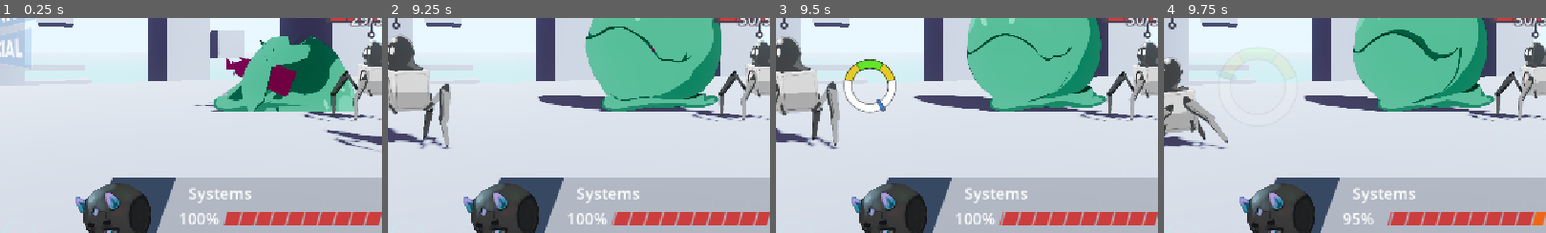
Above: before the commit, frames 1-4 (left to right).
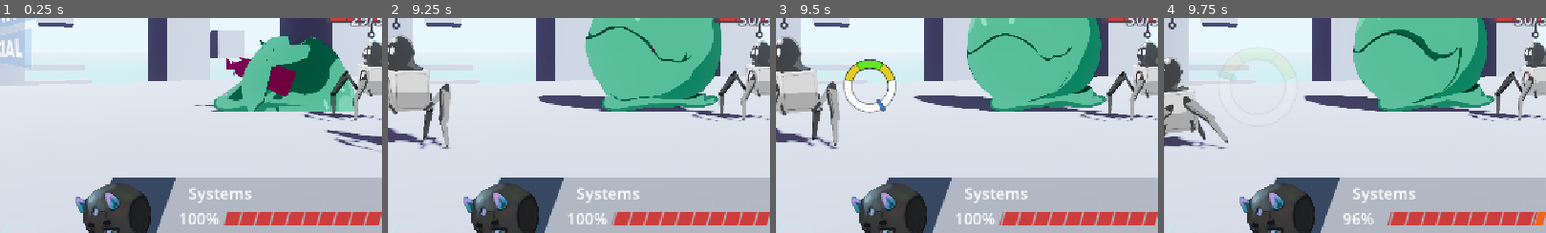
Above: after the commit, the same moments.

Repository: ProgrammerOnCoffee/operation-daemon
Game: Godot game, scene res://scenes/event_scenes/combat_scene.tscn
Two runs of this game, one before a commit and one after it. Both use one fixed random seed, a clock stepped at 60 frames per second and the inputs below. This scene is started directly instead of the project's main scene.
Inputs (mouse positions are % of the whole screen's width and height, from its top left):
- Up to frame 1 (0.25 s): no input
- Up to frame 2 (9.25 s): click (35, 36) at 0.5 s; move the mouse to (72, 45) at 1.27 s; hold Right (select_right) 1.28-2.03 s; hold Space (qte_press) 1.28-2.03 s; click (72, 45) at 1.42 s; move the mouse to (30, 55) at 2.02 s; hold Left (select_left) 2.03-2.78 s; tap Space (qte_press) every 1.5 s from 2.1 to 8.1 s; move the mouse to (60, 28) at 2.77 s; hold Space (qte_press) 2.78-3.53 s; hold Right (select_right) 2.78-4.28 s; move the mouse to (45, 70) at 3.52 s; click (45, 70) at 3.67 s; move the mouse to (80, 65) at 4.27 s; hold Space (qte_press) 4.28-5.03 s; hold Left (select_left) 4.28-6.53 s; move the mouse to (20, 35) at 5.02 s; move the mouse to (55, 50) at 5.77 s; hold Space (qte_press) 5.78-6.53 s; click (55, 50) at 5.92 s; move the mouse to (35, 25) at 6.52 s; hold Right (select_right) 6.53-8.78 s; move the mouse to (72, 45) at 7.27 s; hold Space (qte_press) 7.28-8.03 s; move the mouse to (30, 55) at 8.02 s; click (30, 55) at 8.17 s; move the mouse to (60, 28) at 8.77 s; hold Left (select_left) from 8.78 s (still down); hold Space (qte_press) from 8.78 s (still down)
- Up to frame 3 (9.5 s): keep holding Left (select_left); keep holding Space (qte_press)
- Up to frame 4 (9.75 s): keep holding Left (select_left); move the mouse to (45, 70) at 9.52 s; release Space (qte_press) at 9.53 s; tap Space (qte_press) at 9.6 s
The pictures show only the part of the screen within x 31-81%, y 42-92%; the shares and areas given below are measured in that part.

Frames 1-3 are identical in both runs. In frame 4, less than 0.1% of the frame differs, in the area x 49-98%, y 90-97%.
Error in both runs: Invalid call. Nonexistent function 'setup_recursive' in base 'Nil'. (res://scripts/map.gd:17)

Commit message:
S'more Effects & Modifiers
Added a couple more effects, and the accompanying modifiers to go with all the effects thus far.

Diff:
--- a/scenes/combat_demo.tscn
+++ b/scenes/combat_demo.tscn
@@ -12,7 +12,6 @@
 
 [node name="Enemy" parent="." unique_id=863613008 instance=ExtResource("3_soymf")]
 position = Vector2(864, 500)
-max_health = 50
 
 [node name="Player" parent="." unique_id=448446519 instance=ExtResource("4_a5t83")]
 position = Vector2(288, 500)
--- /dev/null
+++ b/scenes/tutorial_button.tscn
@@ -0,0 +1,54 @@
+[gd_scene format=3 uid="uid://dpl7kq7v86xct"]
+
+[ext_resource type="Script" uid="uid://mjnw8nxr6xmg" path="res://scripts/tutorial_button.gd" id="1_stlov"]
+
+[sub_resource type="StyleBoxFlat" id="StyleBoxFlat_6mimh"]
+bg_color = Color(0.7294118, 0.76862746, 0.8392157, 1)
+border_width_bottom = 5
+border_color = Color(0.4627451, 0.50980395, 0.6, 1)
+corner_radius_top_left = 30
+corner_radius_top_right = 30
+corner_radius_bottom_right = 30
+corner_radius_bottom_left = 30
+
+[sub_resource type="StyleBoxFlat" id="StyleBoxFlat_j4it6"]
+bg_color = Color(0.7294118, 0.76862746, 0.8392157, 1)
+border_width_top = 5
+border_color = Color(0.4627451, 0.50980395, 0.6, 0)
+corner_radius_top_left = 30
+corner_radius_top_right = 30
+corner_radius_bottom_right = 30
+corner_radius_bottom_left = 30
+
+[sub_resource type="StyleBoxFlat" id="StyleBoxFlat_sjrxm"]
+bg_color = Color(0.7921569, 0.83137256, 0.9098039, 1)
+border_width_bottom = 5
+border_color = Color(0.4627451, 0.50980395, 0.6, 1)
+corner_radius_top_left = 30
+corner_radius_top_right = 30
+corner_radius_bottom_right = 30
+corner_radius_bottom_left = 30
+
+[sub_resource type="StyleBoxFlat" id="StyleBoxFlat_3uemy"]
+bg_color = Color(0.63529414, 0.6745098, 0.7411765, 1)
+border_width_top = 5
+border_color = Color(0.4627451, 0.50980395, 0.6, 0)
+corner_radius_top_left = 30
+corner_radius_top_right = 30
+corner_radius_bottom_right = 30
+corner_radius_bottom_left = 30
+
+[node name="TutorialButton" type="Button" unique_id=1662630263]
+custom_minimum_size = Vector2(40, 45)
+offset_right = 20.0
+offset_bottom = 40.0
+theme_override_colors/font_disabled_color = Color(0, 0, 0, 0.7882353)
+theme_override_styles/normal = SubResource("StyleBoxFlat_6mimh")
+theme_override_styles/pressed = SubResource("StyleBoxFlat_j4it6")
+theme_override_styles/hover = SubResource("StyleBoxFlat_sjrxm")
+theme_override_styles/hover_pressed = SubResource("StyleBoxFlat_j4it6")
+theme_override_styles/disabled = SubResource("StyleBoxFlat_3uemy")
+toggle_mode = true
+text = "?"
+script = ExtResource("1_stlov")
+metadata/_edit_group_ = true
--- a/scripts/daemon.gd
+++ b/scripts/daemon.gd
@@ -6,8 +6,6 @@
 var id: int
 ## This [Daemon]'s unique name.
 var name: String
-## This [Daemon]'s point count for icons.
-var point_count:int
 ## The array of [Modifier]s contained in this [Daemon].
 var modifiers: Array[Modifier]:
 	set(to):
@@ -40,6 +38,3 @@
 	Global.daemon_count += 1
 	id = Global.daemon_count
 	name = "D%s" % Global.lead(id,4)
-
-	point_count = randi_range(2, 8)
-	if point_count == 2: point_count = 1
--- a/scripts/effects/overcharge_effect.gd
+++ b/scripts/effects/overcharge_effect.gd
@@ -14,8 +14,9 @@
 func _get_apply_type() -> ApplyType: return ApplyType.BEFORE_ATTACK
 
 func apply_effect(target: Entity) -> bool:
-	@warning_ignore_start("narrowing_conversion")
-	var extra := target.damage_dealing * base
+	var extra := floori(target.damage_dealing * base)
+
 	target.damage_dealing += extra
-	target.take_damage(extra * base)
+	target.take_damage(floori(extra * base))
+
 	return true
--- /dev/null
+++ b/scripts/effects/poison_effect.gd
@@ -0,0 +1,22 @@
+extends Effect
+
+func _get_effect_name() -> String: return "Poison"
+func _get_description() -> String: return "Does damage every turn, starting at " + str(base) + " and decreasing by 1 per turn."
+
+func _get_effect_color() -> Color: return Color(0.213, 0.79, 0.261, 1.0)
+func _get_icon_point_count() -> int: return 1
+
+func _get_base() -> float: return 2
+
+func _get_target_type() -> Module.TARGET: return Module.TARGET.ATTACKEE
+func _is_beneficial() -> bool: return true
+
+func _get_apply_type() -> ApplyType: return ApplyType.AFTER_ATTACK
+
+func apply_effect(target: Entity) -> bool:
+
+	target.take_damage(Global.float_as_chance_int(base))
+
+	base -= 1.
+
+	return base <= 0
--- a/scripts/effects/reflective_effect.gd
+++ b/scripts/effects/reflective_effect.gd
@@ -14,6 +14,5 @@
 func _get_apply_type() -> ApplyType: return ApplyType.AFTER_DAMAGE
 
 func apply_effect(target: Entity) -> bool:
-	@warning_ignore("narrowing_conversion")
-	target.health -= target.damage_dealing * base
+	target.health -= floori(target.damage_dealing * base)
 	return true
--- /dev/null
+++ b/scripts/effects/resistance_effect.gd
@@ -0,0 +1,21 @@
+extends Effect
+
+func _get_effect_name() -> String: return "Resistance"
+func _get_description() -> String: return "Decrease all damage taken by " + Global.percent_as_string(base) + "."
+
+func _get_effect_color() -> Color: return Color(0.31, 0.337, 0.86, 1.0)
+func _get_icon_point_count() -> int: return 7
+
+func _get_base() -> float: return 1.05
+
+func _get_target_type() -> Module.TARGET: return Module.TARGET.ATTACKER
+func _is_beneficial() -> bool: return true
+
+func _get_apply_type() -> ApplyType: return ApplyType.BEFORE_DAMAGE
+
+func apply_effect(target: Entity) -> bool:
+
+	@warning_ignore("narrowing_conversion")
+	target.damage_receiving /= base
+
+	return true # Good god please don't let these stack every turn.
--- a/scripts/effects/siphon_effect.gd
+++ b/scripts/effects/siphon_effect.gd
@@ -3,8 +3,8 @@
 func _get_effect_name() -> String: return "Siphon"
 func _get_description() -> String: return "Heals the attacker by %s%% of the damage they deal." % String.num(base * 100)
 
-func _get_effect_color() -> Color: return Color.WHITE
-func _get_icon_point_count() -> int: return 5
+func _get_effect_color() -> Color: return Color(1.0, 0.991, 0.44, 1.0)
+func _get_icon_point_count() -> int: return 8
 
 func _get_base() -> float: return 0.4
 
@@ -13,8 +13,6 @@
 
 func _get_apply_type() -> ApplyType: return ApplyType.AFTER_ATTACK
 
-
-
 func apply_effect(target: Entity) -> bool:
 	target.health += int(target.damage_dealing * base)
 	return true
--- /dev/null
+++ b/scripts/effects/strength_effect.gd
@@ -0,0 +1,21 @@
+extends Effect
+
+func _get_effect_name() -> String: return "Strength"
+func _get_description() -> String: return "Increase all damage dealt by " + Global.percent_as_string(base) + "."
+
+func _get_effect_color() -> Color: return Color(0.81, 0.073, 0.343, 1.0)
+func _get_icon_point_count() -> int: return 5
+
+func _get_base() -> float: return 1.05
+
+func _get_target_type() -> Module.TARGET: return Module.TARGET.ATTACKER
+func _is_beneficial() -> bool: return true
+
+func _get_apply_type() -> ApplyType: return ApplyType.BEFORE_ATTACK
+
+func apply_effect(target: Entity) -> bool:
+
+	@warning_ignore("narrowing_conversion")
+	target.damage_dealing *= base
+
+	return true # Good god please don't let these stack every turn.
--- a/scripts/effects/timebomb_effect.gd
+++ b/scripts/effects/timebomb_effect.gd
@@ -1,29 +1,27 @@
 extends Effect
 
 func _get_effect_name() -> String: return "Timebomb"
-func _get_description() -> String: return "Every attack applies a bomb, which has a chance of exploding each turn. Every turn it doesn't explode, its damage goes up by "+String.num(((base / 3.) - 1) * 100.)+"%. Starts at 3 dmg."
+func _get_description() -> String: return "Every attack applies a bomb, which has a 50% chance of exploding each turn. Every turn it doesn't explode, its damage goes up by " + str(base) + ". Starts at 0 dmg."
 
 func _get_effect_color() -> Color: return Color(0.95, 0.427, 0.427, 1.0)
 func _get_icon_point_count() -> int: return 4
 
-# Divided by 3 at the end to make this scale less extremely.
-# +10 percent w/o the division is an extra 10+ dmg.
-func _get_base() -> float: return 1.8 * 3
+func _get_base() -> float: return 1
 
 func _get_target_type() -> Module.TARGET: return Module.TARGET.ATTACKEE
 func _is_beneficial() -> bool: return true
 
 func _get_apply_type() -> ApplyType: return ApplyType.BEFORE_ATTACK
 
-var damage := 3.
-var turn := 0
+var damage := 0
 func apply_effect(target: Entity) -> bool:
 
-	if randf() < 0.6 or turn >= 6:
+	if randf() < 0.6:
 		# Yes Rico, kaboom.
-		print("bakoom -> ", base, "/", pow(base / 3., turn), " to ", target, " turn ", turn)
-		target.take_damage(floori(pow(base / 3., turn)))
+
+		target.take_damage(damage)
+
 		return true # No more bomb ._.
 
-	turn += 1
+	damage += Global.float_as_chance_int(base)
 	return false
--- /dev/null
+++ b/scripts/effects/vulnerability_effect.gd
@@ -0,0 +1,21 @@
+extends Effect
+
+func _get_effect_name() -> String: return "Vulnerablility"
+func _get_description() -> String: return "Increase all damage taken by " + Global.percent_as_string(base) + "."
+
+func _get_effect_color() -> Color: return Color(0.758, 0.238, 0.85, 1.0)
+func _get_icon_point_count() -> int: return 7
+
+func _get_base() -> float: return 1.05
+
+func _get_target_type() -> Module.TARGET: return Module.TARGET.ATTACKER
+func _is_beneficial() -> bool: return false
+
+func _get_apply_type() -> ApplyType: return ApplyType.BEFORE_DAMAGE
+
+func apply_effect(target: Entity) -> bool:
+
+	@warning_ignore("narrowing_conversion")
+	target.damage_receiving *= base
+
+	return true # Good god please don't let these stack every turn.
--- /dev/null
+++ b/scripts/effects/weakness_effect.gd
@@ -0,0 +1,21 @@
+extends Effect
+
+func _get_effect_name() -> String: return "Weakness"
+func _get_description() -> String: return "Decrease all damage dealt by " + Global.percent_as_string(base) + "."
+
+func _get_effect_color() -> Color: return Color(0.81, 0.267, 0.81, 1.0)
+func _get_icon_point_count() -> int: return 5
+
+func _get_base() -> float: return 1.05
+
+func _get_target_type() -> Module.TARGET: return Module.TARGET.ATTACKER
+func _is_beneficial() -> bool: return false
+
+func _get_apply_type() -> ApplyType: return ApplyType.BEFORE_ATTACK
+
+func apply_effect(target: Entity) -> bool:
+
+	@warning_ignore("narrowing_conversion")
+	target.damage_dealing /= base
+
+	return true # Good god please don't let these stack every turn.
--- a/scripts/enemy.gd
+++ b/scripts/enemy.gd
@@ -69,10 +69,10 @@
 				get_damage() if player.is_defending # Counter failed, take full damage
 				else int(get_damage() * (1.0 - value * 0.5))
 			)
+			# Inflict the enemy's effects onto the player.
+			inflict_effects(combat_handler.player, Module.SLOT.NONE) # Enemy Modules don't have slots.
 			# Apply pre-attack effects.
 			apply_self_effects(Effect.ApplyType.BEFORE_ATTACK)
-			# Inflict the enemy's effects onto the player.
-			inflict_effects(combat_handler.player, Module.SLOT.NONE) # Enemy Modules don't have slots.
 			# Do the actual damage.
 			combat_handler.player.take_damage(damage_dealing, value < 0.9 or player.is_defending)
 			# Recognize the real damage dealt post-effects.
--- a/scripts/global.gd
+++ b/scripts/global.gd
@@ -127,3 +127,28 @@
 	response += string
 
 	return response
+
+func percent_as_string(percent:float) -> String:
+	var response:String
+
+	if percent >= 1.0:
+		response += "+"
+		percent -= 1.
+	else:
+		response += "-"
+		percent = 1. - percent
+
+	response += str(round(percent * 10000) / 100) + "%"
+
+	return response
+
+# Returns the float as if it was a chance to add 1 to an int.
+# Every 1 is +1, every 0.3 is a 30% chance for +1, etc.
+func float_as_chance_int(value:float) -> int:
+	var response := floori(value)
+	var percent  := abs(value - response) as float
+
+	if randf() <= percent:
+		response += sign(value) # Match the sign, so if the input is -0.3, it's a 30% chance for -1.
+
+	return response
--- a/scripts/inventory.gd
+++ b/scripts/inventory.gd
@@ -10,9 +10,8 @@
 	for i in 10:
 
 		var ef:Array[Effect]= []
-		for j in 3:
-			var e = [preload("res://scripts/effects/timebomb_effect.gd"), preload("res://scripts/effects/overcharge_effect.gd"), preload("res://scripts/effects/reflective_effect.gd")]
-			ef += [e.pick_random().new()]
+		for j in 1:
+			ef += [Effect.all_effects.values().pick_random().new()]
 
 		PlayerData.modules += [Module.new(ef, randi_range(0,2) as Module.SLOT)]
 
@@ -78,7 +77,10 @@
 		var button := Button.new()
 		button.flat = true
 		var icon := Primitive2D.new()
-		icon.points = daemon.point_count
+
+		# Take the first effect's color, and the last's point count.
+		icon.modulate = daemon.modifiers.front().effect_type.effect_color
+		icon.points   = daemon.modifiers.back() .effect_type.icon_point_count
 
 		icon.custom_minimum_size = Vector2.ONE * 28
 		button.custom_minimum_size = Vector2.ONE * 28
--- /dev/null
+++ b/scripts/modifiers/overcharge_modifier.gd
@@ -0,0 +1,7 @@
+extends Modifier
+## A test modifier that returns random values.
+
+func _get_effect_type() -> Effect: return Effect.all_effects["overcharge_effect.gd"].new()
+
+# Ranging from -40% to 40%, w/o anything below an abs value of 10%
+func _get_new_percent() -> float: return 1 + ([-1,1].pick_random() * randf_range(0.1, 0.4))
--- /dev/null
+++ b/scripts/modifiers/poison_modifier.gd
@@ -0,0 +1,7 @@
+extends Modifier
+## A test modifier that returns random values.
+
+func _get_effect_type() -> Effect: return Effect.all_effects["poison_effect.gd"].new()
+
+# Ranging from -30% to 30%, w/o anything below an abs value of 10%
+func _get_new_percent() -> float: return 1 + ([-1,1].pick_random() * randf_range(0.1, 0.3))
--- /dev/null
+++ b/scripts/modifiers/reflective_modifier.gd
@@ -0,0 +1,7 @@
+extends Modifier
+## A test modifier that returns random values.
+
+func _get_effect_type() -> Effect: return Effect.all_effects["siphon_effect.gd"].new()
+
+# Ranging from -30% to 30%, w/o anything below an abs value of 10%
+func _get_new_percent() -> float: return 1 + ([-1,1].pick_random() * randf_range(0.1, 0.3))
--- /dev/null
+++ b/scripts/modifiers/resistance_modifier.gd
@@ -0,0 +1,7 @@
+extends Modifier
+## A test modifier that returns random values.
+
+func _get_effect_type() -> Effect: return Effect.all_effects["resistance_effect.gd"].new()
+
+# Ranging from -30% to 30%, w/o anything below an abs value of 10%
+func _get_new_percent() -> float: return 1 + ([-1,1].pick_random() * randf_range(0.1, 0.3))
--- /dev/null
+++ b/scripts/modifiers/siphon_modifier.gd
@@ -0,0 +1,7 @@
+extends Modifier
+## A test modifier that returns random values.
+
+func _get_effect_type() -> Effect: return Effect.all_effects["siphon_effect.gd"].new()
+
+# Ranging from -30% to 30%, w/o anything below an abs value of 10%
+func _get_new_percent() -> float: return 1 + ([-1,1].pick_random() * randf_range(0.15, 0.3))
--- /dev/null
+++ b/scripts/modifiers/strength_modifier.gd
@@ -0,0 +1,7 @@
+extends Modifier
+## A test modifier that returns random values.
+
+func _get_effect_type() -> Effect: return Effect.all_effects["strength_effect.gd"].new()
+
+# Ranging from -30% to 30%, w/o anything below an abs value of 10%
+func _get_new_percent() -> float: return 1 + ([-1,1].pick_random() * randf_range(0.1, 0.3))
--- a/scripts/modifiers/test_modifier.gd
+++ /dev/null
@@ -1,7 +0,0 @@
-extends Modifier
-## A test modifier that returns random values.
-
-func _get_effect_type() -> Effect: return Effect.all_effects["overcharge_effect.gd"].new()
-
-# Ranging from -20% to +20%
-func _get_new_percent() -> float: return randf_range(0.9, 1.1)
--- /dev/null
+++ b/scripts/modifiers/timebomb_modifier.gd
@@ -0,0 +1,7 @@
+extends Modifier
+## A test modifier that returns random values.
+
+func _get_effect_type() -> Effect: return Effect.all_effects["timebomb_effect.gd"].new()
+
+# Ranging from -60% to 60%, w/o anything below an abs value of 10%
+func _get_new_percent() -> float: return 1 + ([-1,1].pick_random() * randf_range(0.1, 0.6))
--- /dev/null
+++ b/scripts/modifiers/vulnerability_modifier.gd
@@ -0,0 +1,7 @@
+extends Modifier
+## A test modifier that returns random values.
+
+func _get_effect_type() -> Effect: return Effect.all_effects["vulnerability_effect.gd"].new()
+
+# Ranging from -30% to 30%, w/o anything below an abs value of 10%
+func _get_new_percent() -> float: return 1 + ([-1,1].pick_random() * randf_range(0.1, 0.3))
--- /dev/null
+++ b/scripts/modifiers/weakness_modifier.gd
@@ -0,0 +1,7 @@
+extends Modifier
+## A test modifier that returns random values.
+
+func _get_effect_type() -> Effect: return Effect.all_effects["weakness_effect.gd"].new()
+
+# Ranging from -30% to 30%, w/o anything below an abs value of 10%
+func _get_new_percent() -> float: return 1 + ([-1,1].pick_random() * randf_range(0.1, 0.3))
--- a/scripts/player.gd
+++ b/scripts/player.gd
@@ -60,10 +60,10 @@
 		# Get the base amount of dmg to deal.
 		damage_dealing = int(get_damage() * await qte.pressed)
 		if damage_dealing:
+			# Inflict the relevant effects onto the enemy.
+			inflict_effects(selected_enemy, Module.SLOT.ATTACK)
 			# Apply the pre-attack effects.
 			apply_self_effects(Effect.ApplyType.BEFORE_ATTACK)
-			# Inflict the relevant effects onto the enemy.
-			inflict_effects(selected_enemy, Module.SLOT.ATTACK)
 			# Do the actual damage to the enemy.
 			selected_enemy.take_damage(damage_dealing)
 			# Recognize the real damage done post-effects.
--- /dev/null
+++ b/scripts/tutorial_button.gd
@@ -0,0 +1,27 @@
+class_name TutorialButton extends Button
+
+## Whether or not these buttons' panels are open. Persistent past queue-freeing.
+static var states:Dictionary[NodePath, bool]
+@onready var path := get_path()
+
+## The control holding the actual information to show.
+@export var info_panel:Control
+
+## Another button that closes the panel, in case this one gets covered.
+@export var close_button:BaseButton
+
+func _ready() -> void:
+	if not states.has(path):
+		states[path] = true
+
+	button_pressed = states[path]
+
+	info_panel.visible = button_pressed
+
+	close_button.pressed.connect(set_pressed.bind(false))
+
+func _toggled(toggled_on: bool) -> void:
+	if toggled_on: TransitionManager.transition(null, info_panel)
+	else:          TransitionManager.transition(info_panel, null)
+
+	states[path] = toggled_on
Not shown, added: scripts/effects/poison_effect.gd.uid
Not shown, added: scripts/effects/resistance_effect.gd.uid
Not shown, added: scripts/effects/strength_effect.gd.uid
Not shown, added: scripts/effects/vulnerability_effect.gd.uid
Not shown, added: scripts/effects/weakness_effect.gd.uid
Not shown, added: scripts/modifiers/overcharge_modifier.gd.uid
Not shown, added: scripts/modifiers/poison_modifier.gd.uid
Not shown, added: scripts/modifiers/reflective_modifier.gd.uid
Not shown, added: scripts/modifiers/resistance_modifier.gd.uid
Not shown, added: scripts/modifiers/siphon_modifier.gd.uid
Not shown, added: scripts/modifiers/strength_modifier.gd.uid
Not shown, removed: scripts/modifiers/test_modifier.gd.uid
(and 4 more such lines)
